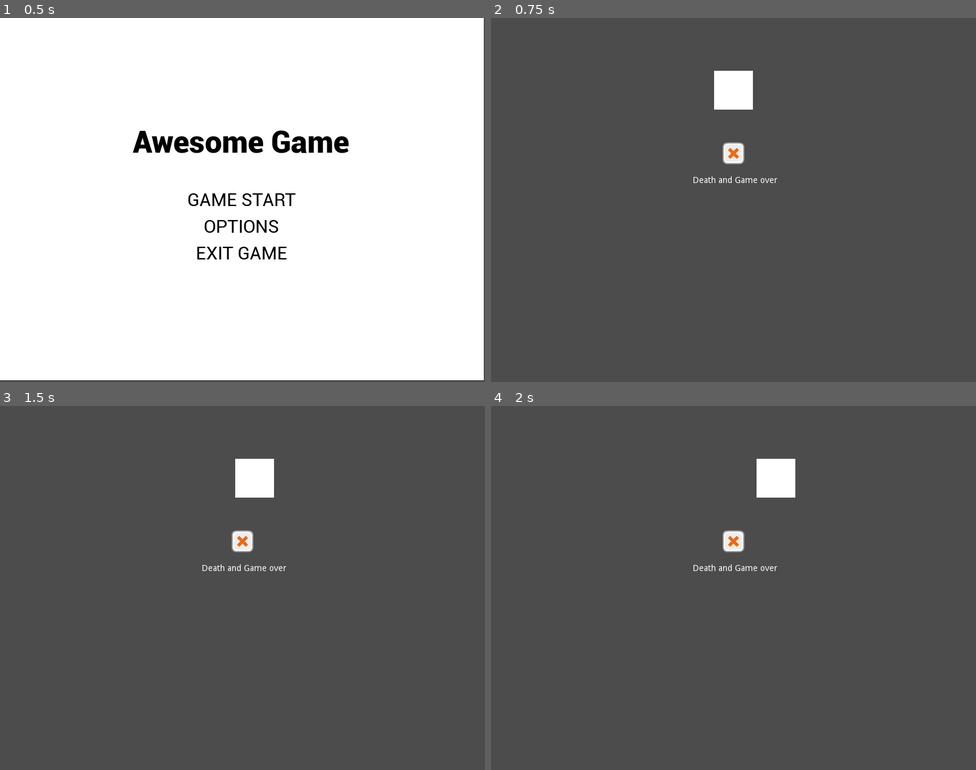
Above: before the commit, frames 1-4 (two rows, left to right).
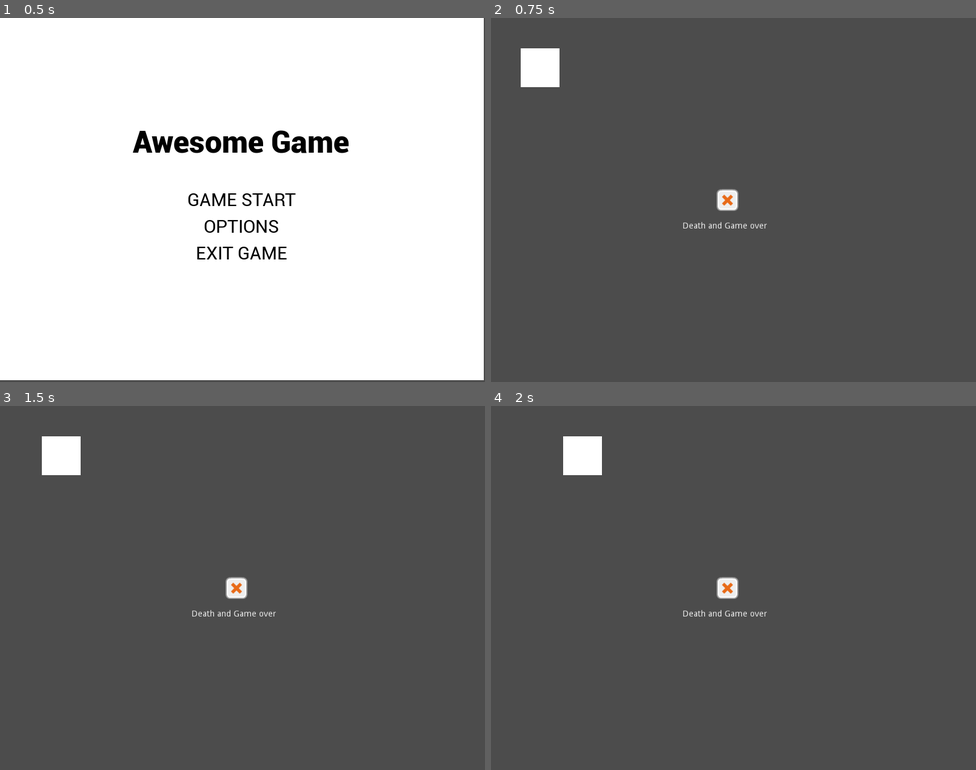
Above: after the commit, the same moments.

Repository: scottpetrovic/godot-starter-template
Game: Godot game, scene res://Scenes/MainMenu.tscn
Two runs of this game, one before a commit and one after it. Both use one fixed random seed, a clock stepped at 60 frames per second and the inputs below.
Inputs (mouse positions are in pixels of both pictures, inside the frame that each line leads up to):
- Up to frame 1 (0.5 s): no input
- Up to frame 2 (0.75 s): click "GAME START" at 0.5 s
- Up to frame 3 (1.5 s): tap Enter at 1.25 s; move the mouse to (349, 569) at 1.27 s; hold Right (ui_right) from 1.28 s (still down)
- Up to frame 4 (2 s): keep holding Right (ui_right)

Frame 1 is identical in both runs. In frame 2, 2.5% of the frame differs, in the area x 6-59%, y 8-58%; in frame 3, 2.5%; in frame 4, 2.5%.

Commit message:
Add a conversation template and do a better job pausing in game area

Diff:
--- a/Scenes/GameLoop.tscn
+++ b/Scenes/GameLoop.tscn
@@ -7,6 +7,7 @@
 [ext_resource path="res://Sounds/Marcos H. Bolanos - Laberynth Mind.mp3" type="AudioStream" id=5]
 
 [node name="GameLoop" type="Control"]
+pause_mode = 2
 anchor_right = 1.0
 anchor_bottom = 1.0
 rect_pivot_offset = Vector2( -101.373, -14.0516 )
@@ -16,6 +17,7 @@
 }
 
 [node name="InGame" type="Node2D" parent="."]
+pause_mode = 1
 
 [node name="PlaceholderBGimage" type="TextureRect" parent="InGame"]
 margin_right = 798.0
--- a/Scenes/LevelOne.tscn
+++ b/Scenes/LevelOne.tscn
@@ -1,8 +1,11 @@
-[gd_scene load_steps=6 format=2]
+[gd_scene load_steps=9 format=2]
 
 [ext_resource path="res://Graphics/white.png" type="Texture" id=1]
 [ext_resource path="res://Scripts/Player.gd" type="Script" id=2]
 [ext_resource path="res://Graphics/orange_boxCross.png" type="Texture" id=3]
+[ext_resource path="res://Fonts/NormalText.tres" type="DynamicFont" id=4]
+[ext_resource path="res://Scripts/LevelOne.gd" type="Script" id=5]
+[ext_resource path="res://Scripts/Conversation.gd" type="Script" id=6]
 
 [sub_resource type="RectangleShape2D" id=1]
 extents = Vector2( 36.6633, 33.9223 )
@@ -11,19 +14,10 @@
 extents = Vector2( 21.7403, 20.8979 )
 
 [node name="LevelOne" type="Node2D"]
-
-[node name="Label" type="Label" parent="."]
-margin_left = 332.953
-margin_top = 260.927
-margin_right = 493.953
-margin_bottom = 274.927
-text = "Death and Game over"
-__meta__ = {
-"_edit_use_anchors_": false
-}
+script = ExtResource( 5 )
 
 [node name="Player" type="KinematicBody2D" parent="."]
-position = Vector2( 398.808, 118.805 )
+position = Vector2( 80.048, 82.2673 )
 script = ExtResource( 2 )
 __meta__ = {
 "_edit_group_": true
@@ -43,19 +37,76 @@
 }
 
 [node name="DamageItem" type="Area2D" parent="."]
+position = Vector2( 388.108, 300.202 )
+__meta__ = {
+"_edit_group_": true
+}
 
 [node name="CollisionShape2D" type="CollisionShape2D" parent="DamageItem"]
-position = Vector2( 399.452, 223.097 )
+position = Vector2( 1.86975, -0.860367 )
 shape = SubResource( 2 )
 
 [node name="TextureRect" type="TextureRect" parent="DamageItem"]
-margin_left = 380.745
-margin_top = 204.951
-margin_right = 420.745
-margin_bottom = 244.951
+margin_left = -17.3901
+margin_top = -18.055
+margin_right = 22.6099
+margin_bottom = 21.945
 texture = ExtResource( 3 )
 __meta__ = {
 "_edit_use_anchors_": false
 }
 
+[node name="GameOverLabel" type="Label" parent="DamageItem"]
+margin_left = -72.0
+margin_top = 36.0
+margin_right = 75.0
+margin_bottom = 50.0
+text = "Death and Game over"
+__meta__ = {
+"_edit_use_anchors_": false
+}
+
+[node name="UI" type="Node2D" parent="."]
+
+[node name="Conversation" type="Node2D" parent="UI"]
+visible = false
+script = ExtResource( 6 )
+
+[node name="background" type="TextureRect" parent="UI/Conversation"]
+self_modulate = Color( 0.0352941, 0.00784314, 0.00784314, 0.294118 )
+margin_left = 1.0
+margin_top = 457.0
+margin_right = 802.0
+margin_bottom = 600.0
+texture = ExtResource( 1 )
+expand = true
+__meta__ = {
+"_edit_use_anchors_": false
+}
+
+[node name="RichTextLabel" type="RichTextLabel" parent="UI/Conversation"]
+margin_left = 146.841
+margin_top = 476.22
+margin_right = 751.841
+margin_bottom = 581.22
+custom_fonts/normal_font = ExtResource( 4 )
+text = "Text goes here"
+scroll_active = false
+__meta__ = {
+"_edit_use_anchors_": false
+}
+
+[node name="TextureRect" type="TextureRect" parent="UI/Conversation"]
+margin_left = 16.5198
+margin_top = 473.21
+margin_right = 123.52
+margin_bottom = 580.21
+texture = ExtResource( 1 )
+expand = true
+__meta__ = {
+"_edit_use_anchors_": false
+}
+
+[node name="Timer" type="Timer" parent="UI/Conversation"]
+
 [connection signal="body_entered" from="DamageItem" to="Player" method="_on_DamageItem_body_entered"]
--- /dev/null
+++ b/Scripts/Conversation.gd
@@ -0,0 +1,18 @@
+extends Node2D
+
+signal messageEnded
+
+func _ready():
+	# configure timer to show message for X seconds
+	$Timer.one_shot = true
+	$Timer.connect("timeout", self, "_timeout")
+
+func showConversation(textToShow, length = 3.0):
+	$RichTextLabel.text = textToShow
+	$Timer.wait_time = length
+	$Timer.start()
+	self.visible = true
+
+func _timeout():
+	self.visible = false;
+	emit_signal("messageEnded")
--- a/Scripts/GameLoop.gd
+++ b/Scripts/GameLoop.gd
@@ -16,15 +16,12 @@
 	# load level one by default
 	load_level("res://Scenes/LevelOne.tscn")
 
-func show_gameover():
-	print('in game loop about to show game over screen')
-	pass
-
 func _process(_delta):
 	if Input.is_action_just_pressed("ui_pause"):
 		toggle_pause()
 
 func load_main_menu():
+	get_tree().paused = false # in case we paused the screen
 	get_tree().change_scene("res://Scenes/MainMenu.tscn")
 
 func toggle_pause():
@@ -33,8 +30,15 @@
 	$PauseMenu.visible = isGamePaused
 	$Music.volume_db = -12 if isGamePaused else 0 # make bg music quiet on pause
 
+	# any nodes that have their "pause mode" set to STOP will pause
+	# look at the game loop scene and notice everything is set to process
+	# except the InGame object. That helps all the UI and music keep working
+	# when the game is paused
+	get_tree().paused = isGamePaused
+
 
 func load_level(levelPath):
+	get_tree().paused = false # in case we paused the screen
 	Global.delete_children($InGame) # clear out the demo placeholder first
 	var next_level_resource = load(levelPath)
 	var next_level = next_level_resource.instance()
--- /dev/null
+++ b/Scripts/LevelOne.gd
@@ -0,0 +1,30 @@
+extends Node2D
+
+
+# example of how a conversation can work with a distance set
+var narratorTextIndex = 0 # loop through messages
+var narratorText = ['WAIT!!!',
+	'THERE IS MORE TO LIFE THAN DEATH',
+	'JUST RELAX AND HANG OUT FOR A BIT']
+
+
+func _ready():
+	$UI/Conversation.connect("messageEnded", self, "_messageEnded")
+
+func _canShowMessage():
+	var onLastMessage = narratorTextIndex == narratorText.size()
+	return $UI/Conversation.visible == false != onLastMessage
+
+func _process(delta):
+	if(_canShowMessage()):
+		var closeDistance = 200 # pixels where object is close
+		var dist = distanceBetweenObjects($Player, $DamageItem)
+		if(dist < closeDistance):
+			$UI/Conversation.showConversation(narratorText[narratorTextIndex], 2.5)
+
+func _messageEnded():
+	narratorTextIndex += 1
+
+func distanceBetweenObjects(object1: Node2D, object2: Node2D):
+	var a = Vector2( object2.position - object1.position )
+	return sqrt( (a.x * a.x) + (a.y * a.y) )
